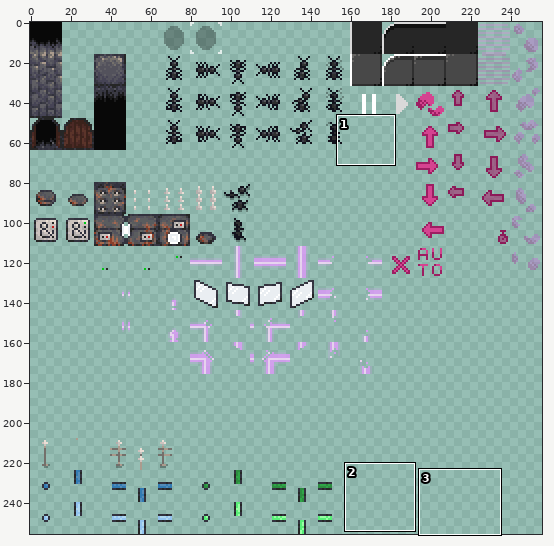
Two versions of one sprite sheet, resources/sprites.png. The first picture is a wide view before the edit; the outline marks the close-up.
Close-up. Before the edit:
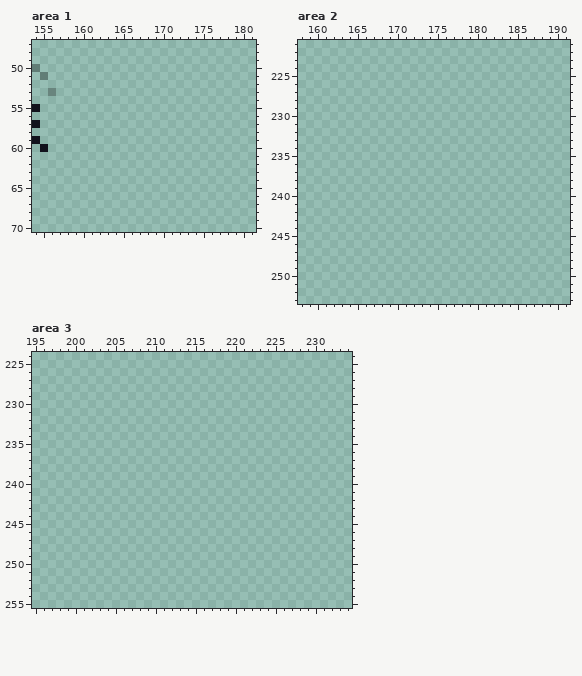
The file is 256x256 pixels. Pixels under 10% opacity are left out. Colours within 5 levels of each other are drawn and written as one. Shown: area 1: x 154..181, y 47..70; area 2: x 158..191, y 221..253; area 3: x 195..234, y 224..255.
Once edited:
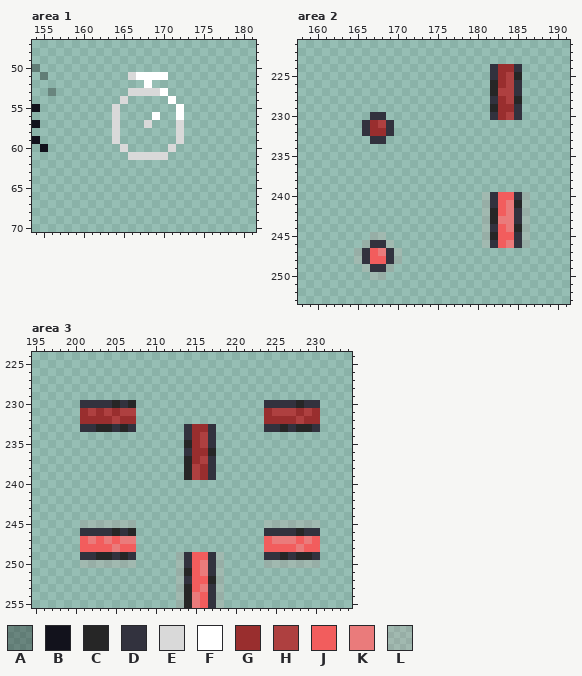
Palette (. is transparent): A #0000004c  B #12121c  C #262626  D #32323e  E #d9d9d9  F #ffffff  G #992e2e  H #ae4040  J #f25d5d  K #ea7b7b  L #f295951f
Difference:
--- area 1
@@ x 162..174 @@
 50 .............
-51 .............
-52 .............
-53 .............
-54 .............
-55 .............
-56 .............
-57 .............
-58 .............
-59 .............
-60 .............
-61 .............
+51 ....EFFFF....
+52 ......F......
+53 ....EEEEF....
+54 ...E.....F...
+55 ..E.......F..
+56 ..E....F..F..
+57 ..E...E...E..
+58 ..E.......E..
+59 ..E.......E..
+60 ...E.....E...
+61 ....EEEEE....
 62 .............
--- area 2
@@ x 158..191 @@
 223 ..................................
-224 ..................................
-225 ..................................
-226 ..................................
-227 ..................................
-228 ..................................
-229 ..................................
-230 ..................................
-231 ..................................
-232 ..................................
-233 ..................................
+224 ........................DGGD......
+225 ........................DGHC......
+226 ........................CGHD......
+227 ........................CHHD......
+228 ........................DGHC......
+229 ........................CGGD......
+230 .........DD.............DGHD......
+231 ........DGHD......................
+232 ........DGGD......................
+233 .........DD.......................
 234 ..................................
@@ x 158..191 @@
 239 ..................................
-240 ..................................
-241 ..................................
-242 ..................................
-243 ..................................
-244 ..................................
-245 ..................................
-246 ..................................
-247 ..................................
-248 ..................................
-249 ..................................
-250 ..................................
+240 .......................LDJJDL.....
+241 .......................LDJKCL.....
+242 .......................LCJKDL.....
+243 .......................LCKKDL.....
+244 .......................LDJKCL.....
+245 .........LL............LCJJDL.....
+246 ........LDDL...........LDJKDL.....
+247 .......LDJKDL.....................
+248 .......LDJJDL.....................
+249 ........LDDL......................
+250 .........LL.......................
 251 ..................................
--- area 3
@@ x 195..234 @@
 229 ........................................
-230 ........................................
-231 ........................................
-232 ........................................
-233 ........................................
-234 ........................................
-235 ........................................
-236 ........................................
-237 ........................................
-238 ........................................
-239 ........................................
+230 ......DDDDCDC................DDDDCDD....
+231 ......GHGHGHH................GHHHGHG....
+232 ......GGGGHGG................GGGGHGG....
+233 ......DDCCDCD......DGGD......DDCDCCD....
+234 ...................DGHD.................
+235 ...................CGHD.................
+236 ...................DGGC.................
+237 ...................CGHD.................
+238 ...................CHGD.................
+239 ...................CHGD.................
 240 ........................................
@@ x 195..234 @@
 244 ........................................
-245 ........................................
-246 ........................................
-247 ........................................
-248 ........................................
-249 ........................................
-250 ........................................
-251 ........................................
-252 ........................................
-253 ........................................
-254 ........................................
-255 ........................................
+245 ......LLLLLLL................LLLLLLL....
+246 ......DDDDCDC................DDDDCDD....
+247 ......JKJKJKK................JKKKJKJ....
+248 ......JJJJKJJ................JJJJKJJ....
+249 ......DDCCDCD.....LDJJDL.....DDCDCCD....
+250 ......LLLLLLL.....LDJKDL.....LLLLLLL....
+251 ..................LCJKDL................
+252 ..................LDJJCL................
+253 ..................LCJKDL................
+254 ..................LCKJDL................
+255 ..................LCKJDL................
